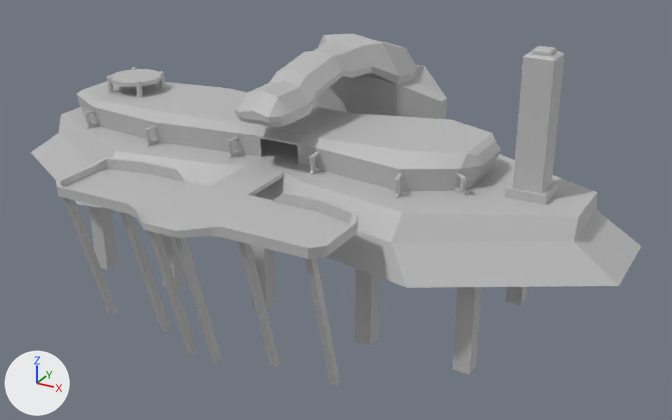
What one commit did to the FBX model M.E.K.A Defence/Assets/Art_Assets/Base.fbx.
One viewpoint serves both versions: a 50 mm lens placed at (86.5, -123.2, 63.0), pointed at (8.2, 19.2, -8.2). The lights are fixed; the arrows at lower left show +X, +Y and +Z. Where no turn or scale is listed for an object, it has been applied to the vertices.
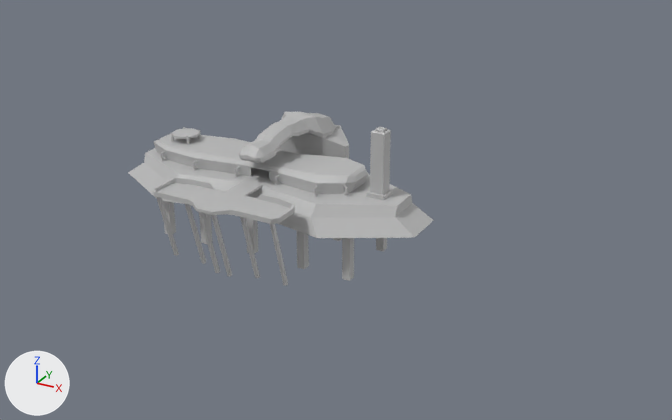
What differs and where, as boxes [x1, y1, x2, y2] in the pictures (672 x 420 px):
```json
{"object": "pCylinder6", "change": "deleted", "before": [31, 67, 641, 374]}
{"object": "pCube2", "change": "reshaped, moved, turned, rescaled", "before": [235, 34, 447, 127], "after": [128, 112, 433, 286]}
{"object": "pCube32", "change": "deleted", "before": [56, 157, 358, 386]}
{"object": "pCube7", "change": "deleted", "before": [505, 46, 565, 205]}
```

Scene script edits in JSON lines:
```json
{"block": "me_mesh", "where": "# used by ob_pcube2; parent = ob_base; location = (0.0, 2270.0, -3302.0); scale = (21.8, 20.7, 20.7)"}
{"op": "remove", "block": "me_mesh", "code": "me_mesh.from_pydata(...)  # 149 vertices, 150 faces; spans x -171.0..171.0, y -204.0..96.0, z -458.0..115.0"}
{"op": "add", "block": "me_mesh", "code": "me_mesh.from_pydata(...)  # 1978 vertices, 1801 faces; spans x -3055.0..3055.0, y -1277.0..1277.0, z -2012.0..2012.0"}
{"block": "me_mesh", "change": "me_mesh part 1: 149 vertices removed from x -171.0..171.0, y -204.0..96.0, z -458.0..115.0; 1978 vertices added at x -3055.0..3055.0, y -1277.0..1277.0, z -2012.0..2012.0"}
{"op": "remove", "block": "ob_pcube2", "code": "ob_pcube2.parent = ob_base"}
{"op": "set", "path": "ob_pcube2.location", "old": "(0.0, 2270.0, -3302.0)", "new": "(0.0, 9.339, 0.5)"}
{"op": "set", "path": "ob_pcube2.rotation_euler", "old": "(0.0, 0.0, 0.0)", "new": "(1.571, 0.0, 0.0)", "note": "degrees (0, 0, 0) -> degrees (90, 0, 0)"}
{"op": "set", "path": "ob_pcube2.scale", "old": "(21.8, 20.7, 20.7)", "new": "(0.01, 0.01, 0.01)"}
{"op": "remove", "block": "ob_pcube32", "code": ["ob_pcube32 = bpy.data.objects.new('pCube32', me_mesh_003)", "ob_pcube32.location = (0.0, -13.0, -9.8)"]}
{"op": "remove", "block": "ob_pcylinder6", "code": ["ob_pcylinder6 = bpy.data.objects.new('pCylinder6', me_mesh_002)", "ob_pcylinder6.location = (0.0, 19.6, -24.9)"]}
{"op": "remove", "block": "ob_pcube7", "code": ["ob_pcube7 = bpy.data.objects.new('pCube7', me_mesh_001)", "ob_pcube7.location = (45.5, 19.4, 2.9)"]}
```
